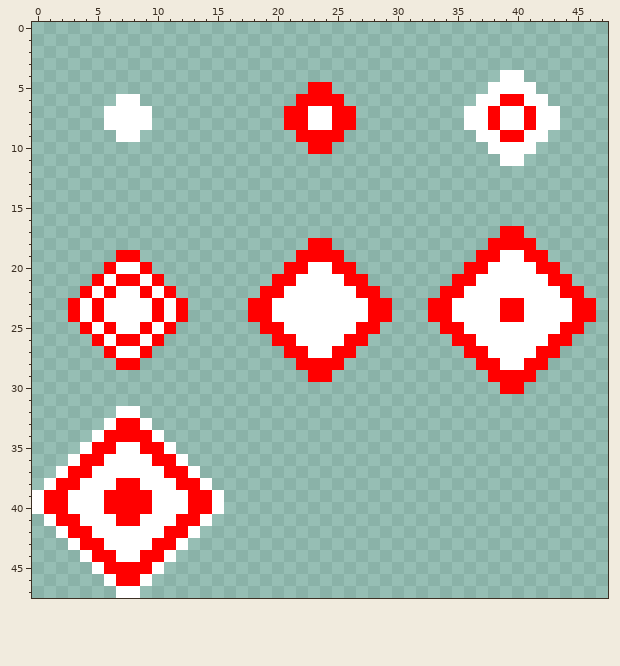
Two states of a pixel-art sprite, src/assets/enemyBomb.png. The picture above was drawn from the file before the commit.
The file is 48x48 pixels.
And afterwards:
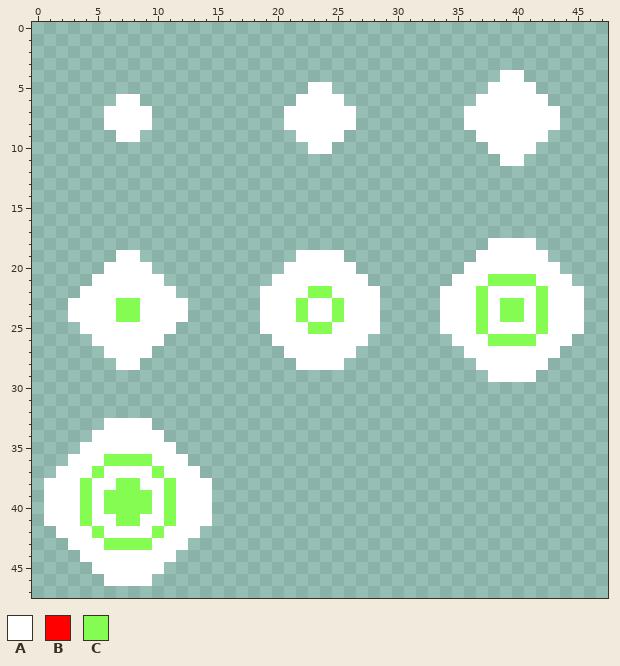
Palette (. is transparent): A #ffffff  B #ff0000  C #85fc52
Diff:
y 5: x 23..24 BB -> AA
y 6: x 22..25 BBBB -> AAAA; x 39..40 BB -> AA
y 7..8: x 21..22 BB -> AA; x 25..26 BB -> AA; x 38 B -> A; x 41 B -> A
y 9: x 22..25 BBBB -> AAAA; x 39..40 BB -> AA
y 10: x 23..24 BB -> AA
y 17: x 39..40 BB -> ..
y 18: x 23..24 BB -> ..; x 38..41 BBBB -> AAAA
y 19: x 7..8 BB -> AA; x 22..25 BBBB -> AAAA; x 37..38 BB -> AA; x 41..42 BB -> AA
y 20: x 6 B -> A; x 9 B -> A; x 21..22 BB -> AA; x 25..26 BB -> AA; x 36..37 BB -> AA; x 42..43 BB -> AA
y 21: x 5 B -> A; x 7..8 BB -> AA; x 10 B -> A; x 20..21 BB -> AA; x 26..27 BB -> AA; x 35..36 BB -> AA; x 38..41 AAAA -> CCCC; x 43..44 BB -> AA
y 22: x 4 B -> A; x 6 B -> A; x 9 B -> A; x 11 B -> A; x 19..20 BB -> AA; x 23..24 AA -> CC; x 27..28 BB -> AA; x 34..35 BB -> AA; x 37 A -> C; x 42 A -> C; x 44..45 BB -> AA
y 23..24: x 3 B -> A; x 5 B -> A; x 7..8 AA -> CC; x 10 B -> A; x 12 B -> A; x 18..19 BB -> .A; x 22 A -> C; x 25 A -> C; x 28..29 BB -> A.; x 33..34 BB -> .A; x 37 A -> C; x 39..40 BB -> CC; x 42 A -> C; x 45..46 BB -> A.
y 25: x 4 B -> A; x 6 B -> A; x 9 B -> A; x 11 B -> A; x 19..20 BB -> AA; x 23..24 AA -> CC; x 27..28 BB -> AA; x 34..35 BB -> AA; x 37 A -> C; x 42 A -> C; x 44..45 BB -> AA
y 26: x 5 B -> A; x 7..8 BB -> AA; x 10 B -> A; x 20..21 BB -> AA; x 26..27 BB -> AA; x 35..36 BB -> AA; x 38..41 AAAA -> CCCC; x 43..44 BB -> AA
y 27: x 6 B -> A; x 9 B -> A; x 21..22 BB -> AA; x 25..26 BB -> AA; x 36..37 BB -> AA; x 42..43 BB -> AA
y 28: x 7..8 BB -> AA; x 22..25 BBBB -> AAAA; x 37..38 BB -> AA; x 41..42 BB -> AA
y 29: x 23..24 BB -> ..; x 38..41 BBBB -> AAAA
y 30: x 39..40 BB -> ..
y 32: x 7..8 AA -> ..
y 33: x 7..8 BB -> AA
y 34: x 6..9 BBBB -> AAAA
y 35: x 5..6 BB -> AA; x 9..10 BB -> AA
y 36: x 4..11 BBAAAABB -> AACCCCAA
y 37: x 3..5 BBA -> AAC; x 10..12 ABB -> CAA
y 38: x 2..4 BBA -> AAC; x 7..8 BB -> CC; x 11..13 ABB -> CAA
y 39..40: x 0..2 ABB -> .AA; x 4 A -> C; x 6..9 BBBB -> CCCC; x 11 A -> C; x 13..15 BBA -> AA.
y 41: x 2..4 BBA -> AAC; x 7..8 BB -> CC; x 11..13 ABB -> CAA
y 42: x 3..5 BBA -> AAC; x 10..12 ABB -> CAA
y 43: x 4..11 BBAAAABB -> AACCCCAA
y 44: x 5..6 BB -> AA; x 9..10 BB -> AA
y 45: x 6..9 BBBB -> AAAA
y 46: x 7..8 BB -> AA
y 47: x 7..8 AA -> ..
Where, in picture pixels (left, top, right, bottom), the same in both pictures:
changed: (284, 82, 356, 154)
changed: (488, 94, 536, 142)
changed: (428, 226, 596, 394)
changed: (248, 238, 392, 382)
changed: (32, 250, 224, 598)
